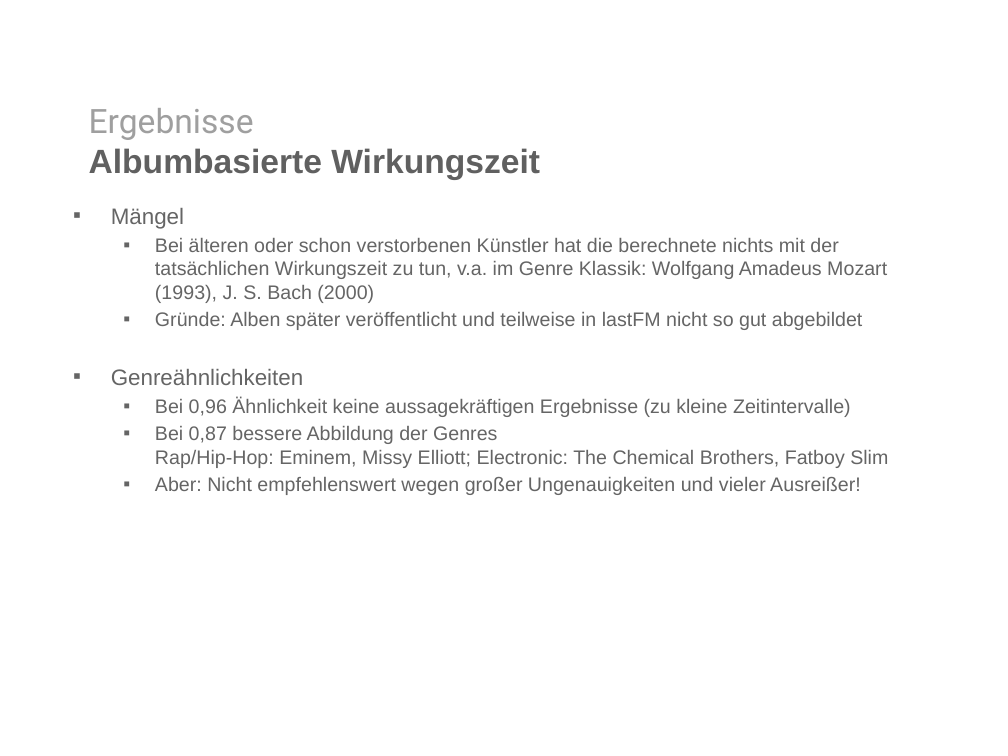
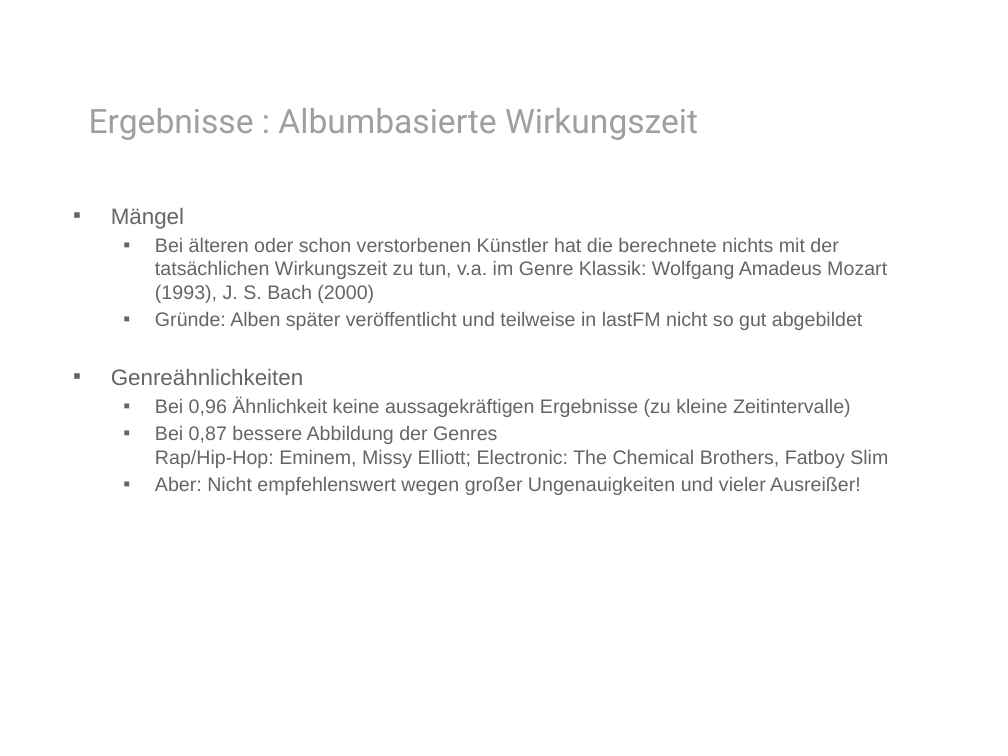
Before and after one commit to rohanprojects/mirlastfm, a slide deck: slide 13 of presentation/presentation.pptx. Drawn at 1008x756 pixels with LibreOffice and Linux fonts; fonts in the diff are those of the drawing; background and template pictures are left out. Boxes give left, top, right and bottom in pixels: in the first picture for what was removed or moved away, otherwise in the second. Text is boxed around its words. In the diff, an @@ line names an element or a change of style, - is before the commit and + after.

```diff
--- a/presentation/presentation.pptx
+++ b/presentation/presentation.pptx
@@ text at (89,108,698,140): text changed; font Arial to Roboto; text colour #606060 to #9F9F9F; bold off @@
-Ergebnisse
-Albumbasierte Wirkungszeit
+Ergebnisse : Albumbasierte Wirkungszeit
```
Also in this commit, not shown: 5 other slides changed.
